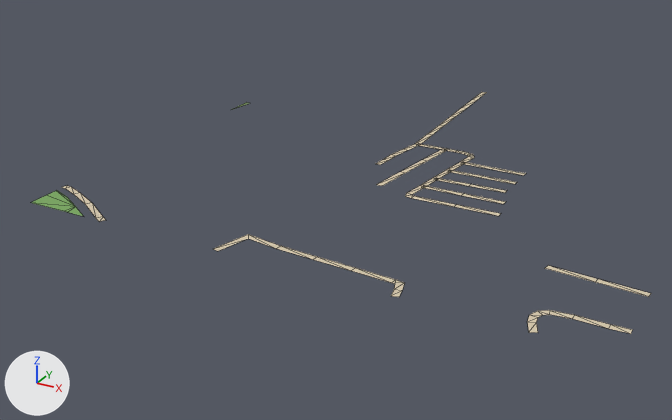
A saved change to the glTF model public/assets/bengaluru-region-v1/tiles/t25_-32-l1.glb.
Both versions are drawn from a camera (50 mm lens) standing at (13084.0, -16518.0, 316.0) and looking at (12691.0, -15804.0, -41.0). The lights are fixed; the arrows at lower left show +X, +Y and +Z. The older version comes first. Mesh edges are drawn as thin lines.

Names of what the first picture shows: 'ground'.
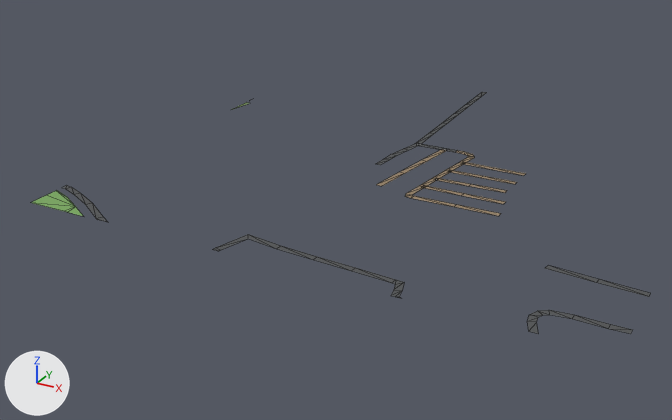
The change, as a diff of the scene's bpy script:
```diff
--- a/public/assets/bengaluru-region-v1/tiles/t25_-32-l1.glb.py
+++ b/public/assets/bengaluru-region-v1/tiles/t25_-32-l1.glb.py
@@ me_ground @@
 # used by ob_ground; location = (12500.0, -16000.0, 0.0)
 # verts and faces of me_ground; kept vertices keep their numbers, new ones are numbered from 154
 # before: 62 (226.0, 329.0, 1.0) at pixel (427, 133), 63 (232.0, 329.0, 1.0) at pixel (432, 134), 64 (225.0, 363.0, 1.0) at pixel (439, 124), 65 (231.0, 363.0, 1.0) at pixel (444, 125), 66 (224.0, 397.0, 1.0) at pixel (451, 115)
 # before: 67 (230.0, 397.0, 1.0) at pixel (456, 116), 68 (223.0, 431.0, 1.0) at pixel (461, 107), 69 (229.0, 432.0, 1.0) at pixel (467, 108), 70 (222.0, 466.0, 1.0) at pixel (472, 99), 71 (228.0, 466.0, 1.0) at pixel (477, 100)
 # before: 72 (221.0, 500.0, 1.0) at pixel (482, 91), 73 (227.0, 500.0, 1.0) at pixel (486, 92)
-me_ground.from_pydata(...)  # 154 vertices, 126 faces; spans x 0.0..500.0, y -3.0..500.0, z 1.0
+me_ground.from_pydata(...)  # 161 vertices, 131 faces; spans x 0.0..500.0, y 0.0..500.0, z 1.0
+# me_ground part 1
+# 4 vertices are removed from x 82.0..348.0, y -1.0..3.0, z 1.0
+# 6 faces are deleted
+# 3 vertices in x 343.0..442.0, y -1.0..22.0, z 1.0 move by (-1.0, 1.0, 0.0)
+# 5 vertices move from x 79.0..462.0, y -3.0..94.0, z 1.0 to x 87.0..463.0, y 0.0..94.0, z 1.0
+# 8 vertices are added at x 75.0..351.0, y 0.0..3.0, z 1.0
+# 10 new faces join them
+# me_ground part 2
+delete_vertices([70, 71])  # with the faces that use them
+verts[63] = (232.0, 332.0, 1.0)  # moved, pixel (433, 133)
+verts[62] = (226.0, 332.0, 1.0)  # moved, pixel (428, 133)
+verts[65] = (231.0, 369.0, 1.0)  # moved, pixel (446, 123)
+verts[64] = (225.0, 369.0, 1.0)  # moved, pixel (441, 123)
+verts[67] = (230.0, 406.0, 1.0)  # moved, pixel (458, 114)
+verts[66] = (224.0, 406.0, 1.0)  # moved, pixel (453, 113)
+verts[69] = (229.0, 443.0, 1.0)  # moved, pixel (470, 105)
+verts[68] = (223.0, 443.0, 1.0)  # moved, pixel (465, 104)
+verts[162] = (227.0, 480.0, 1.0)  # pixel (481, 96)
+verts[163] = (221.0, 480.0, 1.0)  # pixel (476, 96)
+faces += [(68, 69, 162), (68, 162, 163), (72, 163, 162), (72, 162, 73)]
+# me_ground part 3
+# 3 vertices are removed from x 274.0..282.0, y 171.0..173.0, z 1.0
+# 8 faces are deleted
+# 1 vertex moves within x 280.0, y 172.0, z 1.0
+# 3 vertices are added at (274.0, 172.0, 1.0), (280.0, 173.0, 1.0), (283.0, 171.0, 1.0)
+# 8 new faces join them
+# me_ground part 4: 100 kept faces spanning x 0.0..500.0, y 0.0..443.0, z 1.0 get new vertex colours
+# other edits to the shape of me_ground do not show in these pictures
 me_ground.materials.append(mat_ground)
```

Location of each change, (x1, y1, x2, y2) in pixels of the pictures (672 x 420 px; the box of a moved part takes in the faces that stretch with it):
part 1 of me_ground, reshaped: (96, 217, 651, 334) in both
part 2 of me_ground, moved or reshaped: (415, 92, 487, 144) in both
part 3 of me_ground, moved or reshaped: (405, 186, 457, 207) in both
part 4 of me_ground, recoloured: (62, 107, 651, 333) in both
